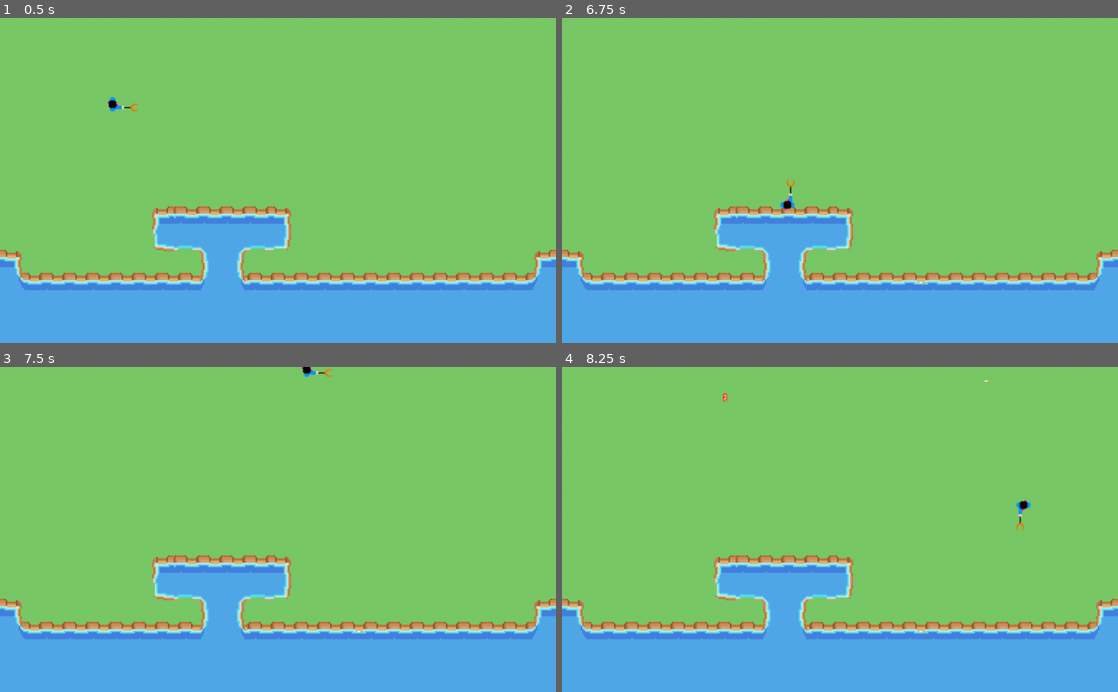
Above: before the commit, frames 1-4 (two rows, left to right).
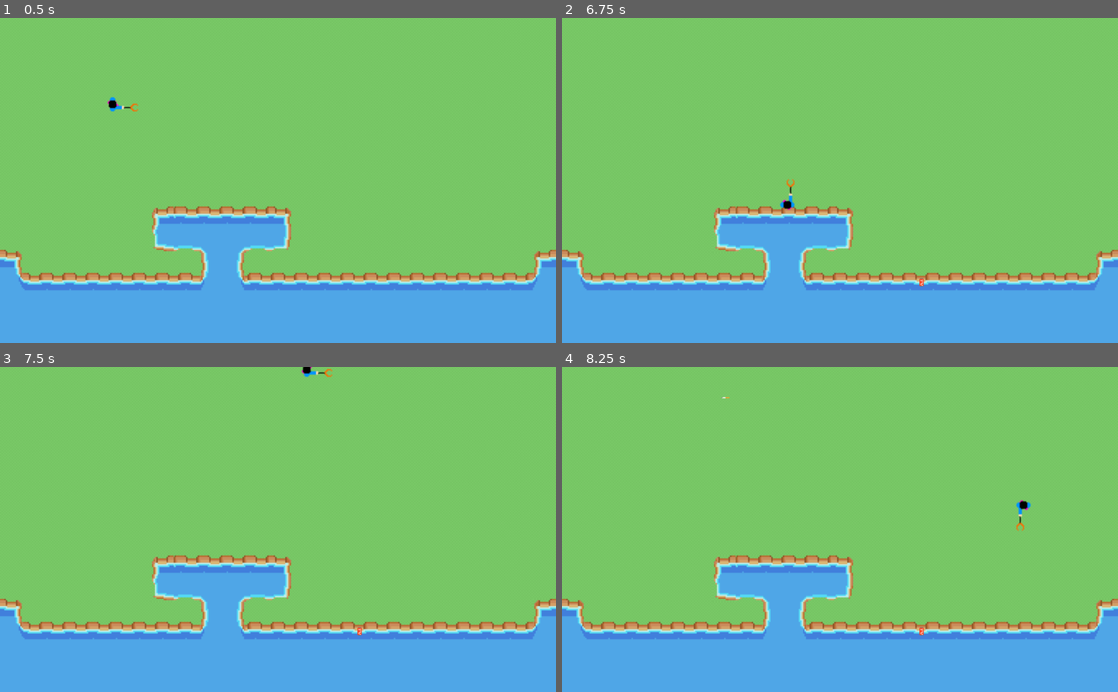
Above: after the commit, the same moments.

Repository: SimonDamberg/trashman-outyard
Game: Godot game, scene res://Axel.tscn
The game is run twice, just before and just after one commit, with the same random seed, the same clock (stepped at 60 frames per second) and the same inputs.
Inputs:
- Up to frame 1 (0.5 s): no input
- Up to frame 2 (6.75 s): tap Enter at 0.5, 5 s; hold Right (ui_right) 0.53-1.28 s; hold Shift 0.53-1.28 s; hold Down (ui_down) 1.28-2.03 s; tap Shift every 1.5 s from 1.35 to 5.85 s; hold Right (ui_right) 2.03-2.78 s; hold Shift 2.03-2.78 s; tap Space at 2.75, 5.75 s; hold Up (ui_up) 2.78-3.53 s; hold Shift 3.53-4.28 s; hold Left (ui_left) 3.53-5.03 s; hold Down (ui_down) 5.03-5.78 s; hold Shift 5.03-5.78 s; hold Right (ui_right) 5.78-6.53 s; hold Up (ui_up) from 6.53 s (still down); hold Shift from 6.53 s (still down)
- Up to frame 3 (7.5 s): release Up (ui_up) at 7.28 s; release Shift at 7.28 s; hold Right (ui_right) from 7.28 s (still down); tap Shift at 7.35 s
- Up to frame 4 (8.25 s): release Right (ui_right) at 8.03 s; hold Down (ui_down) from 8.03 s (still down); hold Shift from 8.03 s (still down)

Frame 1 is identical in both runs. In frame 2, less than 0.1% of the frame differs, in the area x 39-66%, y 55-83%; in frame 3, less than 0.1%; in frame 4, less than 0.1%, in the area x 28-84%, y 4-83%.

Commit message:
Fixed when tabbing out spawinging more

Diff:
--- a/Hackathon/resources/GameController.gd
+++ b/Hackathon/resources/GameController.gd
@@ -17,14 +17,15 @@
 func _ready():
 	player = get_parent().get_node("Player")
 
-
+var lastDeploy = 0;
 # Called every frame. 'delta' is the elapsed time since the previous frame.
 func _process(delta):
 	var window_size = get_viewport().size
 	randomize()
 	var spawn = randi() % 100 + 1
 	var number_of_trash = get_child_count()
-	if(spawn == 1 && number_of_trash < max_trash):
+	lastDeploy += delta;
+	if(spawn == 1 && number_of_trash < max_trash && lastDeploy > 1):
 		var x = randi() % trash.size()
 		loc.x = rand_range(1, window_size.x)
 		loc.y = rand_range(1, window_size.y)
@@ -32,3 +33,4 @@
 		trash_obj.position = loc
 		player.connect('hit_trash', trash_obj, 'delete_trash')
 		add_child(trash_obj)
+		lastDeploy = 0;
